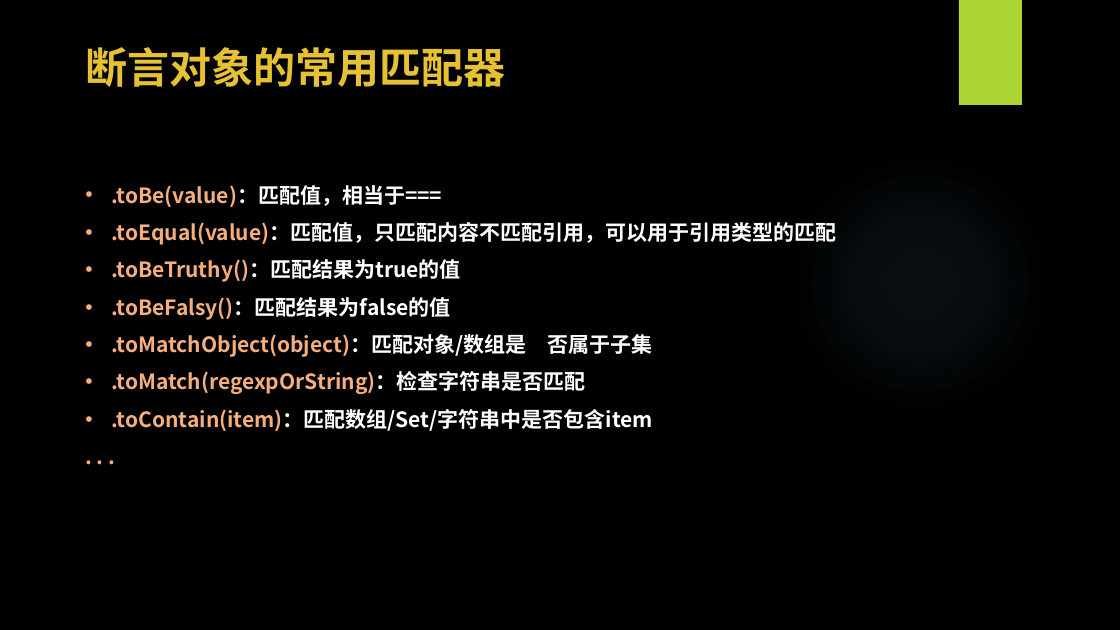
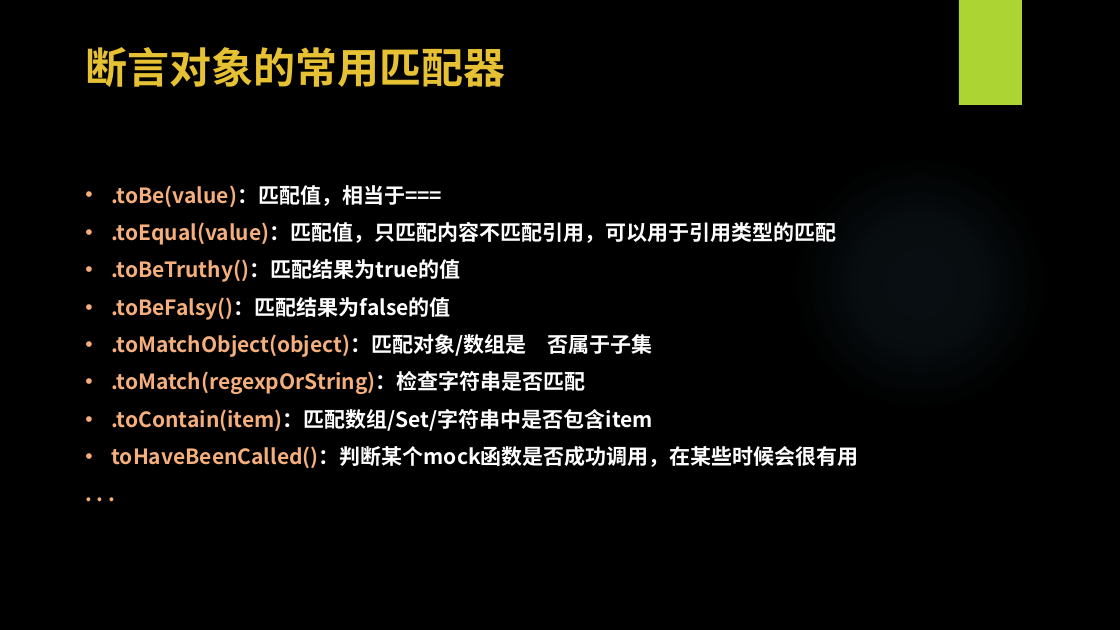
Before and after one commit to WangEbo/auto-test, a slide deck: slide 10 of 王博书的分享/自动化测试.pptx. Drawn at 1120x630 pixels with LibreOffice and Linux fonts; fonts in the diff are those of the drawing; background and template pictures are left out. Boxes give left, top, right and bottom in pixels: in the first picture for what was removed or moved away, otherwise in the second. Text is boxed around its words. In the diff, an @@ line names an element or a change of style, - is before the commit and + after.

```diff
--- a/王博书的分享/自动化测试.pptx
+++ b/王博书的分享/自动化测试.pptx
@@ text at (x1=112, y1=446, x2=859, y2=468): paragraph added @@
+• toHaveBeenCalled()：判断某个mock函数是否成功调用，在某些时候会很有用
```
Also in this commit, not shown: 2 other slides changed, 5 other files.
